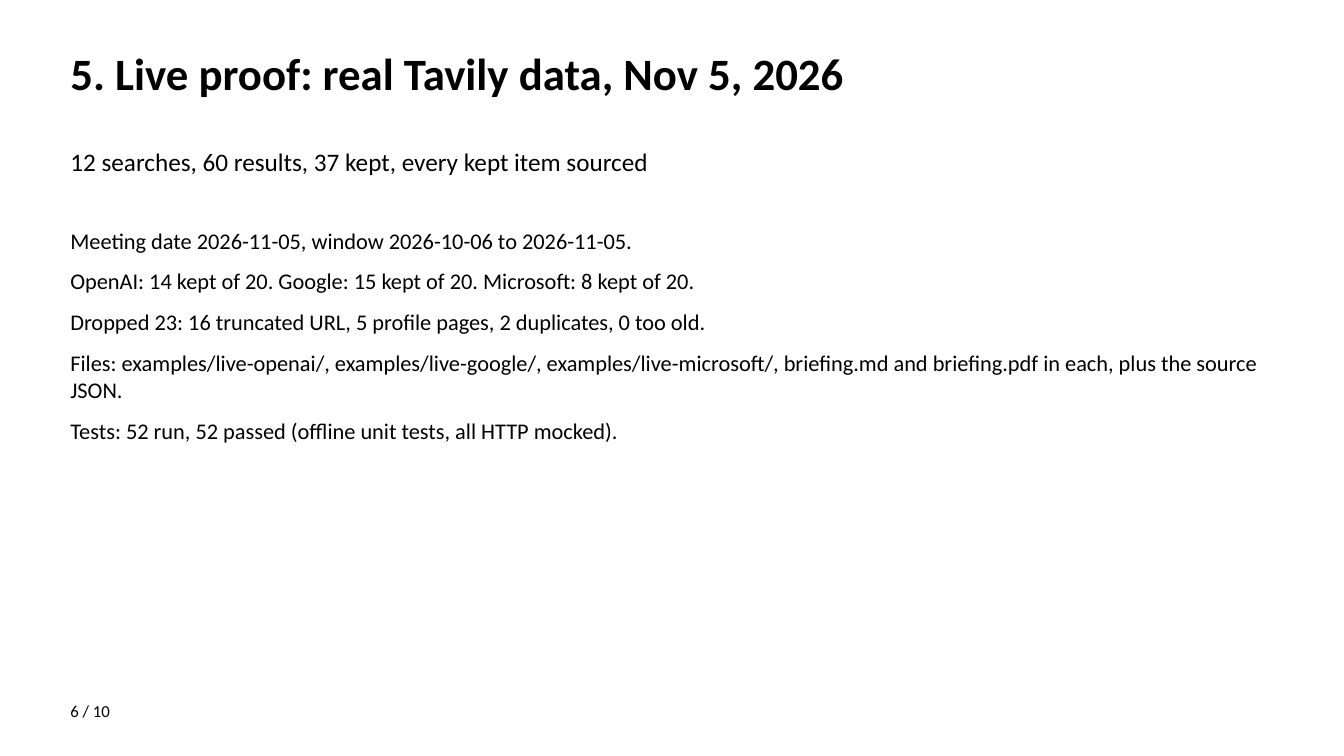
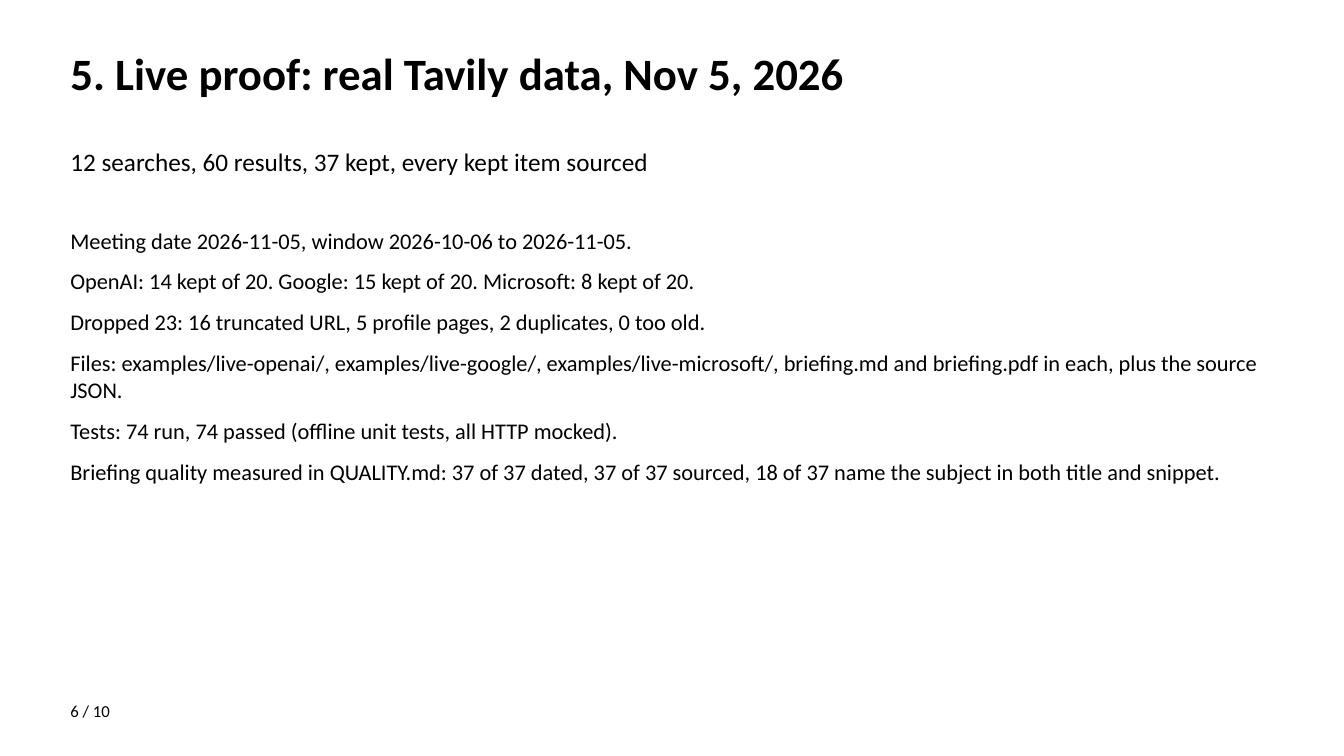
Before and after one commit to pakmultilinks-dot/tavily-research-agent, a slide deck: slide 6 of pitch-deck.pptx. Drawn at 1344x756 pixels with LibreOffice and Linux fonts; fonts in the diff are those of the drawing. Boxes give left, top, right and bottom in pixels: in the first picture for what was removed or moved away, otherwise in the second. Text is boxed around its words. In the diff, an @@ line names an element or a change of style, - is before the commit and + after.

Commit message:
Batch 4: measured briefing quality, 30-second demo, shown failure handling

```diff
--- a/pitch-deck.pptx
+++ b/pitch-deck.pptx
@@ text at bbox=[70, 423, 1220, 484]: text changed @@
-Tests: 52 run, 52 passed (offline unit tests, all HTTP mocked).
+Tests: 74 run, 74 passed (offline unit tests, all HTTP mocked).
+Briefing quality measured in QUALITY.md: 37 of 37 dated, 37 of 37 sourced, 18 of 37 name the subject in both title and snippet.
```
Also in this commit, not shown: 10 other files.
